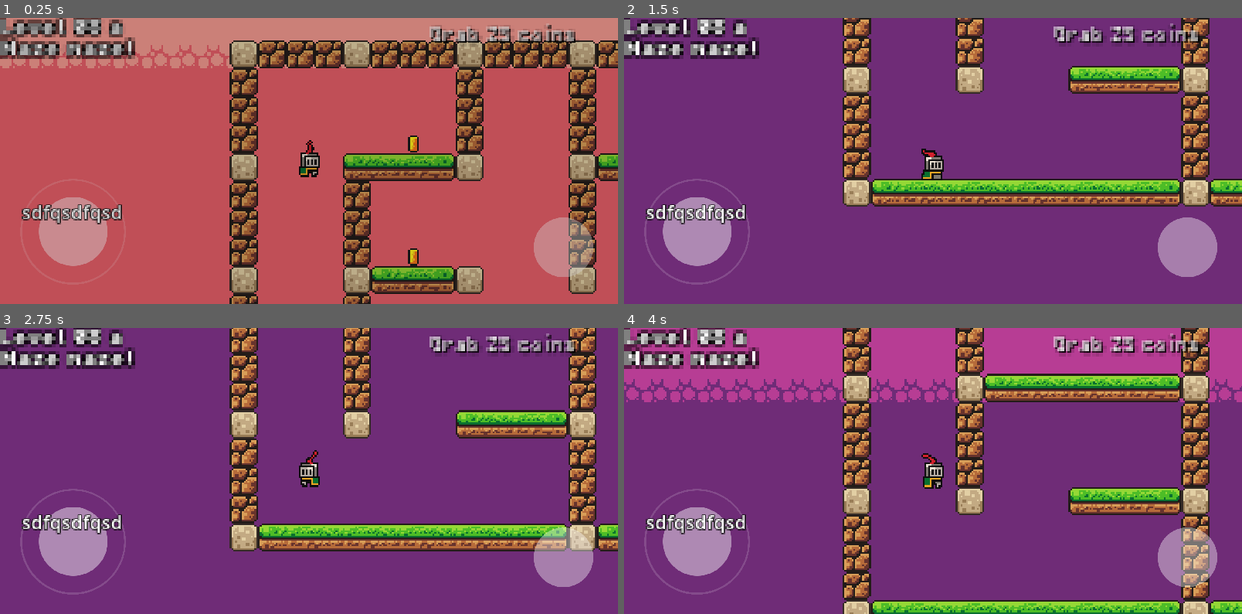
Above: before the commit, frames 1-4 (two rows, left to right).
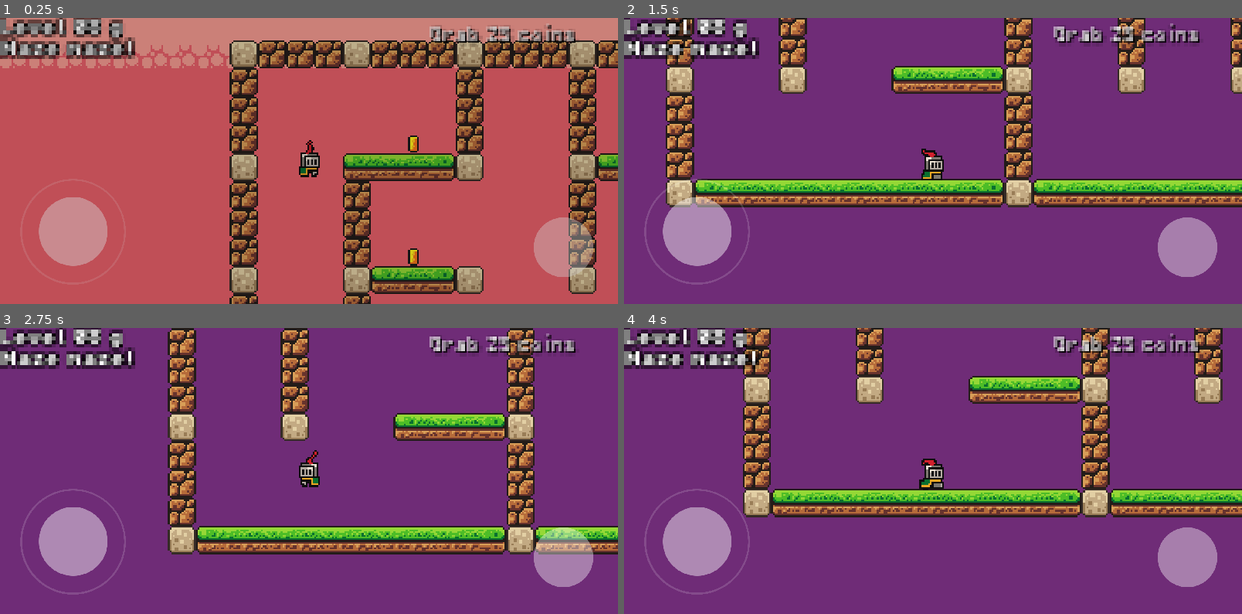
Above: after the commit, the same moments.

Repository: olivierpons/godot-prout-2d
Game: Godot game, scene res://scene/levels/level_08.tscn
Two runs of this game, one before a commit and one after it. Both use one fixed random seed, a clock stepped at 60 frames per second and the inputs below.
Inputs (mouse positions are in pixels of both pictures, inside the frame that each line leads up to):
- Up to frame 1 (0.25 s): no input
- Up to frame 2 (1.5 s): move the mouse to (1068, 146) at 0.52 s; hold D (move_right) 0.53-1.25 s; hold Delete (jump) 0.53-1.25 s; click (1068, 146) at 0.67 s; drag from (809, 175) to (902, 218) at 1.27 s
- Up to frame 3 (2.75 s): move the mouse to (370, 408) at 2.02 s; hold A (move_left) from 2.03 s (still down); hold Delete (jump) from 2.03 s (still down); click (370, 408) at 2.17 s
- Up to frame 4 (4 s): release A (move_left) at 2.75 s; release Delete (jump) at 2.75 s; drag from (902, 528) to (747, 428) at 2.77 s; move the mouse to (1118, 513) at 3.52 s; hold D (move_right) from 3.53 s (still down); hold Delete (jump) from 3.53 s (still down); click (1118, 513) at 3.67 s

The runs differ from the first frame. In frame 1, 0.8% of the frame differs, in the area x 3-20%, y 0-73%; in frame 2, 23%; in frame 3, 25%; in frame 4, 43%, in the area x 0-100%, y 0-100%.

Commit message:
New joystick still not working...

Diff:
--- a/project.godot
+++ b/project.godot
@@ -22,6 +22,7 @@
 [display]
 
 window/size/viewport_width=1400
+window/size/initial_position_type=3
 window/stretch/mode="canvas_items"
 
 [file_customization]
@@ -93,5 +94,6 @@
 [rendering]
 
 textures/canvas_textures/default_texture_filter=0
-renderer/rendering_method="mobile"
+renderer/rendering_method="gl_compatibility"
+renderer/rendering_method.mobile="gl_compatibility"
 textures/vram_compression/import_etc2_astc=true
--- a/scene/levels/level_08.tscn
+++ b/scene/levels/level_08.tscn
@@ -91,7 +91,7 @@
 theme_override_constants/shadow_outline_size = 4
 theme_override_fonts/font = ExtResource("7_efxrt")
 theme_override_font_sizes/font_size = 8
-text = "Level 08 a"
+text = "Level 08 g"
 
 [node name="LabelDesc" type="Label" parent="Player/Camera2D"]
 offset_left = -175.0
--- a/scene/mobile_actions.tscn
+++ b/scene/mobile_actions.tscn
@@ -1,17 +1,20 @@
-[gd_scene load_steps=3 format=3 uid="uid://cpjysr1oeb3yc"]
+[gd_scene load_steps=4 format=3 uid="uid://cpjysr1oeb3yc"]
 
 [ext_resource type="Script" path="res://scripts/mobile_actions.gd" id="1_3uca5"]
 [ext_resource type="Texture2D" uid="uid://ceimseawi8b07" path="res://assets/sprites/joystick_mobile/knob.png" id="1_4e3wx"]
 
-[node name="mobile_actions" type="Node2D"]
+[sub_resource type="CircleShape2D" id="CircleShape2D_esm53"]
+radius = 100.0
+
+[node name="mobile_actions" type="TouchScreenButton"]
+shape = SubResource("CircleShape2D_esm53")
+passby_press = true
+visibility_mode = 1
 script = ExtResource("1_3uca5")
 
 [node name="Knob" type="Sprite2D" parent="."]
 self_modulate = Color(1, 1, 1, 0.388235)
 texture = ExtResource("1_4e3wx")
 
-[node name="TouchScreenButton" type="TouchScreenButton" parent="."]
-self_modulate = Color(1, 1, 1, 0)
-position = Vector2(-100, -100)
-texture_normal = ExtResource("1_4e3wx")
-action = "jump"
+[connection signal="pressed" from="." to="." method="_on_pressed"]
+[connection signal="released" from="." to="." method="_on_released"]
--- a/scene/mobile_joystick.tscn
+++ b/scene/mobile_joystick.tscn
@@ -1,10 +1,17 @@
-[gd_scene load_steps=4 format=3 uid="uid://dj1pcbx3uhi5j"]
+[gd_scene load_steps=5 format=3 uid="uid://dj1pcbx3uhi5j"]
 
 [ext_resource type="Script" path="res://scripts/mobile/joystick.gd" id="1_jlxgm"]
 [ext_resource type="Texture2D" uid="uid://ceimseawi8b07" path="res://assets/sprites/joystick_mobile/knob.png" id="4_lsjmd"]
 [ext_resource type="Texture2D" uid="uid://b004f151aiugy" path="res://assets/sprites/joystick_mobile/circle.png" id="4_mjudl"]
 
-[node name="mobile-joystick" type="Node2D"]
+[sub_resource type="CircleShape2D" id="CircleShape2D_6yucc"]
+radius = 80.0
+
+[node name="mobile-joystick" type="TouchScreenButton"]
+self_modulate = Color(1, 1, 1, 0.4)
+shape = SubResource("CircleShape2D_6yucc")
+passby_press = true
+visibility_mode = 1
 script = ExtResource("1_jlxgm")
 circle_size = 80.0
 
@@ -19,13 +26,12 @@
 texture = ExtResource("4_lsjmd")
 
 [node name="Label" type="Label" parent="."]
-offset_left = -116.0
-offset_top = -48.0
-offset_right = 114.0
-offset_bottom = -11.0
-theme_override_colors/font_outline_color = Color(0, 0, 0, 1)
-theme_override_constants/outline_size = 5
-theme_override_font_sizes/font_size = 27
-text = "sdfqsdfqsd"
+offset_left = -67.0
+offset_top = 47.0
+offset_right = 67.0
+offset_bottom = 70.0
 horizontal_alignment = 1
 vertical_alignment = 1
+
+[connection signal="pressed" from="." to="." method="_on_pressed"]
+[connection signal="released" from="." to="." method="_on_released"]
--- a/scripts/mobile/joystick.gd
+++ b/scripts/mobile/joystick.gd
@@ -16,14 +16,19 @@
 	if event is InputEventScreenDrag and index_dragging >= 0:
 		var local_mouse_pos: Vector2 = to_local(get_global_mouse_position())
 		if event.get_index() == index_dragging:
+			label.text += "." + str(index_dragging)
 			update_knob_position(local_mouse_pos)
+		else:
+			label.text += "?" + str(index_dragging)
 	elif event is InputEventScreenTouch:
 		var local_mouse_pos: Vector2 = to_local(get_global_mouse_position())
-		if event.pressed:
+		if event.pressed and index_dragging < 0:
 			if (local_mouse_pos - knob.position).length() <= circle_size:
 				index_dragging = event.get_index()
+				label.text = "new: " + str(index_dragging)
 				update_knob_position(local_mouse_pos)
-		else:
+		elif not event.pressed and index_dragging >= 0:
+			label.text += "-" + str(index_dragging)
 			index_dragging = -1
 			var tween = create_tween()
 			tween.tween_property(
@@ -41,47 +46,48 @@
 		offset = offset.normalized() * circle_size
 	knob.position = knob_local_position + offset
 	var joypad_value = offset / circle_size
-	label.text = "Joypad Value: " + str(joypad_value)
 
 	var new_direction = Vector2.ZERO
-	if joypad_value.x < -0.1:
+	if joypad_value.x < -0.01:
 		new_direction.x = -1
-	elif joypad_value.x > 0.1:
+	elif joypad_value.x > 0.01:
 		new_direction.x = 1
-	if joypad_value.y < -0.1:
+	if joypad_value.y < -0.01:
 		new_direction.y = -1
-	elif joypad_value.y > 0.1:
+	elif joypad_value.y > 0.01:
 		new_direction.y = 1
 
 	if new_direction != current_direction:
-		label.text = str(new_direction)
 		update_input_actions(new_direction)
 		current_direction = new_direction
 
 func update_input_actions(direction: Vector2):
-	label.text = ""
 	if direction.x == -1:
-		label.text += "<"
 		Input.action_press("move_left")
 		Input.action_release("move_right")
 	elif direction.x == 1:
-		label.text += ">"
 		Input.action_press("move_right")
 		Input.action_release("move_left")
 	else:
-		label.text += "-"
 		Input.action_release("move_left")
 		Input.action_release("move_right")
-
 	if direction.y == -1:
-		label.text += "n"
 		Input.action_press("move_up")
 		Input.action_release("move_down")
 	elif direction.y == 1:
-		label.text += "v"
 		Input.action_press("move_down")
 		Input.action_release("move_up")
 	else:
-		label.text += "-"
 		Input.action_release("move_up")
 		Input.action_release("move_down")
+
+
+
+func _on_pressed():
+	print("_on_pressed")
+	index_dragging = 0
+
+
+func _on_released():
+	print("_on_pressed")
+	index_dragging = -1
--- a/scripts/mobile_actions.gd
+++ b/scripts/mobile_actions.gd
@@ -1,6 +1,9 @@
 extends Node2D
 
+@export var circle_size: float = 100
 var pressing: bool = false
+var index_pressed: int = -1
+@onready var knob = $Knob
 
 #func _ready():
 #	if OS.has_feature("mobile") or OS.has_feature("web"):
@@ -8,10 +11,22 @@
 #	else:
 #		queue_free()
 
-func _on_button_button_down():
-	pressing = true
-	Input.action_press("jump")
 
-func _on_button_button_up():
-	pressing = false
-	Input.action_release("jump")
+func _input(event):
+	if event is InputEventScreenTouch:
+		var local_mouse_pos: Vector2 = to_local(get_global_mouse_position())
+		if event.pressed and index_pressed < 0:
+			if (local_mouse_pos - knob.position).length() <= circle_size:
+				index_pressed = event.get_index()
+				Input.action_press("jump")
+		elif not event.pressed and index_pressed >= 0:
+			index_pressed = -1
+			Input.action_release("jump")
+
+
+func _on_pressed():
+	print("_on_pressed")
+
+
+func _on_released():
+	print("_on_released")
Not shown, changed: export_presets.cfg
Not shown, changed: export/index.html
Not shown, changed: export/index.pck
Not shown, changed: export/index.service.worker.js
